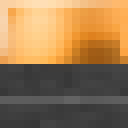
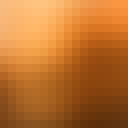
Layers edited between the first and the second 128 × 128 image:
hid group "Engineer Side" (9 layers) over [0, 0, 128, 128]
showed group "Engineer Top" (8 layers) over [0, 0, 128, 128]
added layer "Layer #32" (soft light, 50%) in group "Engineer Top" over [0, 0, 128, 128]
